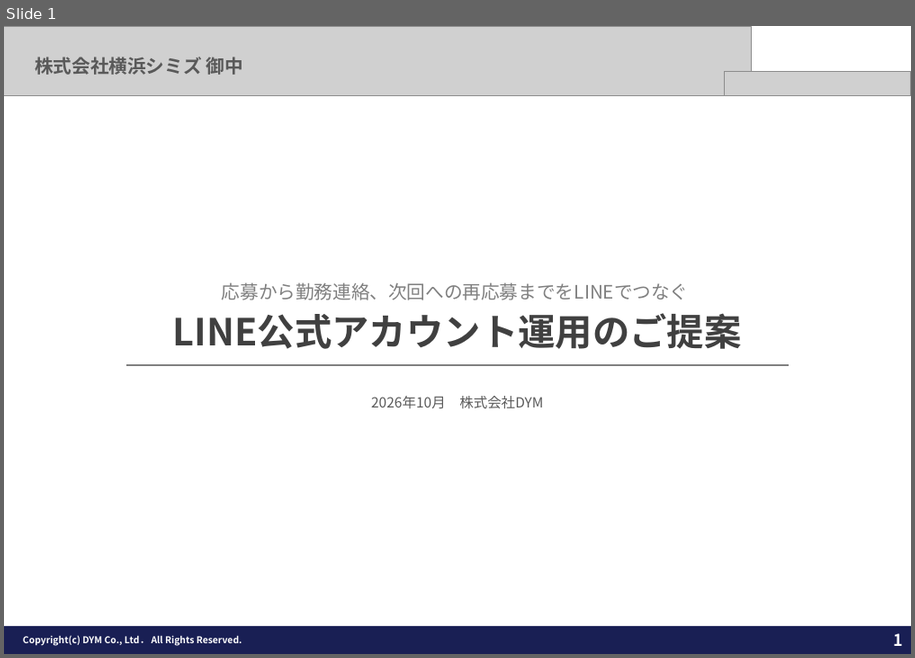
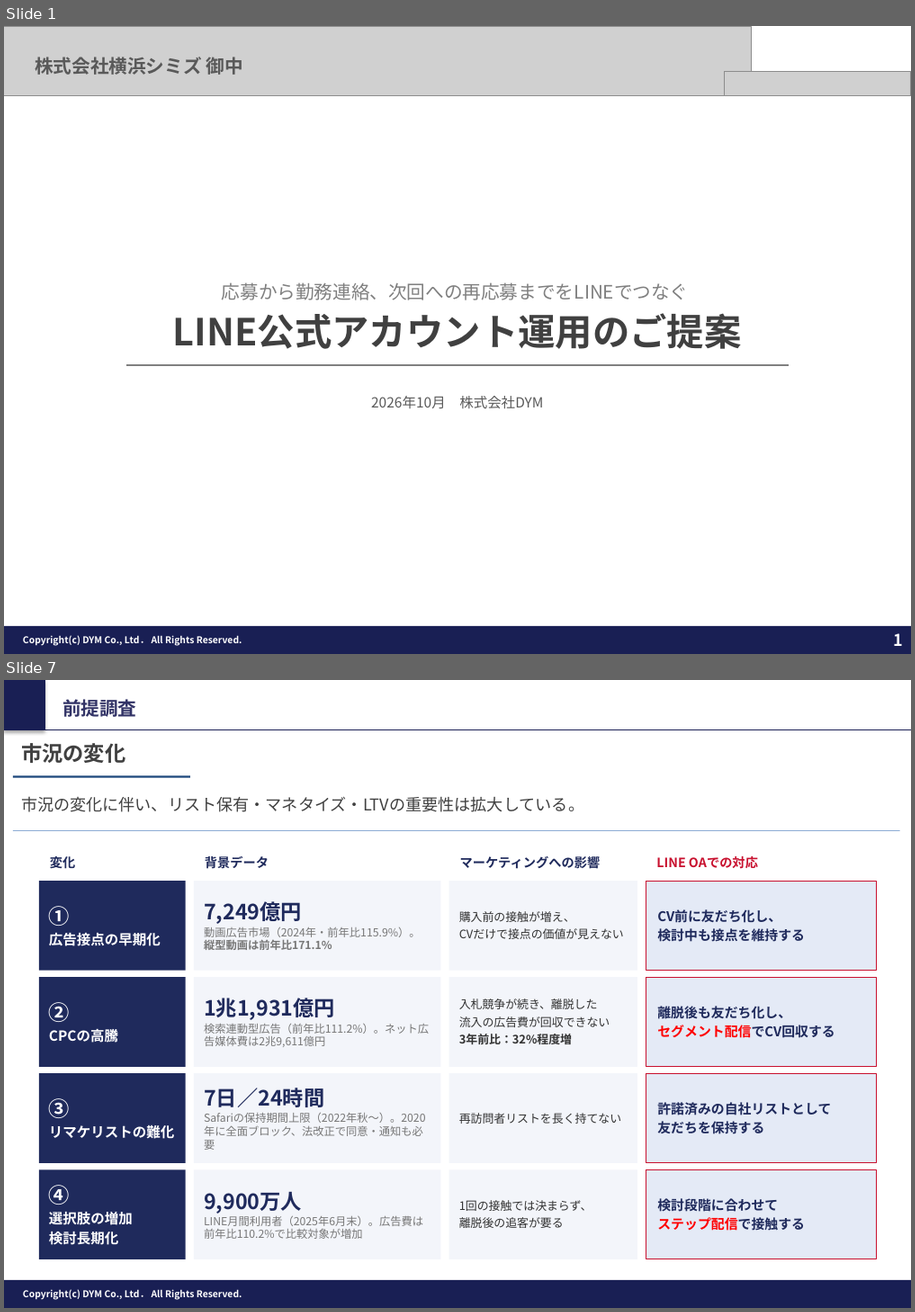
Before and after one commit to tonomura-r-dev/folder, a slide deck: 202610_株式会社横浜シミズ御中_LINE公式アカウント運用のご提案.pptx. Shown one above the other, each under a label of ours: slide 1 before the commit, slides 1 and 7 after it; the slides between them are not shown. The pictures are 915x658 and 915x1312 pixels, drawn with LibreOffice and Linux fonts; fonts in the diff are those of the drawing; grey boxes stand for pictures; background and template pictures are left out. Boxes give left, top, right and bottom in pixels: in the first picture for what was removed or moved away, otherwise in the second. Text is boxed around its words. In the diff, an @@ line names an element or a change of style, - is before the commit and + after.

```diff
--- a/202610_株式会社横浜シミズ御中_LINE公式アカウント運用のご提案.pptx
+++ b/202610_株式会社横浜シミズ御中_LINE公式アカウント運用のご提案.pptx
@@ slide 7 added at bbox=[4, 680, 911, 1308], background #FFFFFF; not listed: 3 template elements that a slide beside it also shows @@
@@ rectangle added at bbox=[4, 680, 45, 730], fill #191F54 @@
@@ text added at bbox=[62, 697, 136, 720], 16 pt, text #323366, bold @@
+前提調査
@@ line added from (4, 730) to (911, 730), #191F54 0.75 pt @@
@@ text added at bbox=[21, 743, 126, 763], 18 pt, text #404040, bold @@
+市況の変化
@@ rectangle added at bbox=[13, 775, 191, 777], fill #1F497D @@
@@ text added at bbox=[21, 797, 584, 812], 14 pt, text #404040 @@
+市況の変化に伴い、リスト保有・マネタイズ・LTVの重要性は拡大している。
@@ rectangle added at bbox=[13, 831, 900, 831], fill #4F81BD @@
@@ text added at bbox=[50, 856, 75, 869], 11 pt, text #1F2A5C, bold @@
+変化
@@ text added at bbox=[205, 856, 269, 869], 11 pt, text #1F2A5C, bold @@
+背景データ
@@ text added at bbox=[460, 856, 601, 869], 11 pt, text #1F2A5C, bold @@
+マーケティングへの影響
@@ text added at bbox=[656, 856, 758, 869], 11 pt, text #C8102E, bold @@
+LINE OAでの対応
@@ rectangle added at bbox=[39, 881, 186, 971], fill #1F2A5C, 12 pt, text #FFFFFF, bold @@
+①
+広告接点の早期化
@@ rectangle added at bbox=[194, 881, 441, 971], fill #F3F5FA, 9.5 pt, text #777777 @@
+7,249億円
+動画広告市場（2024年・前年比115.9%）。縦型動画は前年比171.1%
@@ rectangle added at bbox=[450, 881, 638, 971], fill #F3F5FA, 10 pt, text #333333 @@
+購入前の接触が増え、
+CVだけで接点の価値が見えない
@@ rectangle added at bbox=[647, 881, 877, 971], fill #E4EAF6, outline #C8102E 1 pt, 11.5 pt, text #1F2A5C, bold @@
+CV前に友だち化し、
+検討中も接点を維持する
@@ rectangle added at bbox=[39, 977, 186, 1067], fill #1F2A5C, 12 pt, text #FFFFFF, bold @@
+②
+CPCの高騰
@@ rectangle added at bbox=[194, 977, 441, 1067], fill #F3F5FA, 9.5 pt, text #777777 @@
+1兆1,931億円
+検索連動型広告（前年比111.2%）。ネット広告媒体費は2兆9,611億円
@@ rectangle added at bbox=[450, 977, 638, 1067], fill #F3F5FA, 10 pt, text #333333 @@
+入札競争が続き、離脱した
+流入の広告費が回収できない
+3年前比：32%程度増
@@ rectangle added at bbox=[647, 977, 877, 1067], fill #E4EAF6, outline #C8102E 1 pt, 11.5 pt, text #1F2A5C, bold @@
+離脱後も友だち化し、
+セグメント配信でCV回収する
@@ rectangle added at bbox=[39, 1073, 186, 1163], fill #1F2A5C, 12 pt, text #FFFFFF, bold @@
+③
+リマケリストの難化
@@ rectangle added at bbox=[194, 1073, 441, 1163], fill #F3F5FA, 9.5 pt, text #777777 @@
+7日／24時間
+Safariの保持期間上限（2022年秋〜）。2020年に全面ブロック、法改正で同意・通知も必要
@@ rectangle added at bbox=[450, 1073, 638, 1163], fill #F3F5FA, 10 pt, text #333333 @@
+再訪問者リストを長く持てない
@@ rectangle added at bbox=[647, 1073, 877, 1163], fill #E4EAF6, outline #C8102E 1 pt, 11.5 pt, text #1F2A5C, bold @@
+許諾済みの自社リストとして
+友だちを保持する
@@ rectangle added at bbox=[39, 1170, 186, 1260], fill #1F2A5C, 12 pt, text #FFFFFF, bold @@
+④
+選択肢の増加
+検討長期化
@@ rectangle added at bbox=[194, 1170, 441, 1260], fill #F3F5FA, 9.5 pt, text #777777 @@
+9,900万人
+LINE月間利用者（2025年6月末）。広告費は前年比110.2%で比較対象が増加
@@ rectangle added at bbox=[450, 1170, 638, 1260], fill #F3F5FA, 10 pt, text #333333 @@
+1回の接触では決まらず、
+離脱後の追客が要る
@@ rectangle added at bbox=[647, 1170, 877, 1260], fill #E4EAF6, outline #C8102E 1 pt, 11.5 pt, text #1F2A5C, bold @@
+検討段階に合わせて
+ステップ配信で接触する
@@ rectangle added at bbox=[865, 1284, 904, 1308], fill #191F54 @@
```
Also in this commit, not shown: 13 other slides added, 5 other files.
